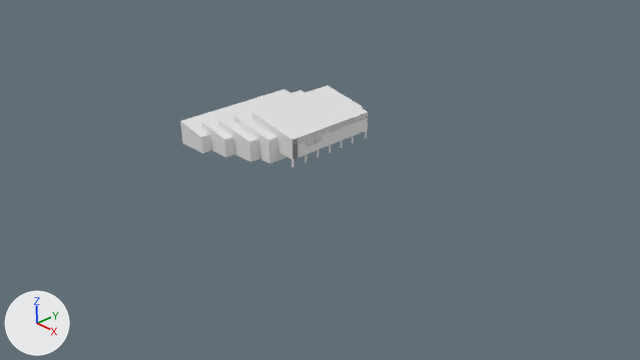
An edit to the Blender file UNReal_Fantasy/Assets/Models/BibliotecaCentral.blend, drawn before and after from the same camera.
Before and after are seen from the file's camera 'Camera'. Arrows for +X, +Y and +Z are at lower left; the lights stay in place.
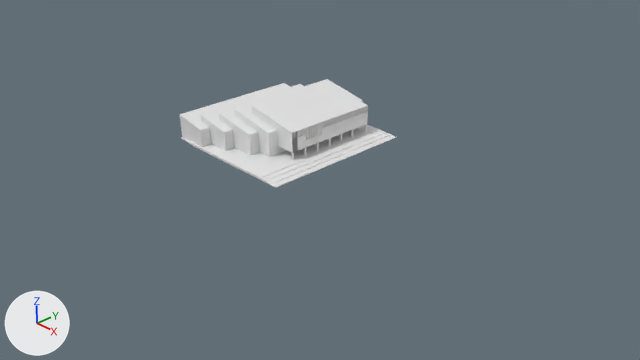
Changed parts and their boxes [x1, y1, x2, y2] in the pictures (640 x 360 px):
```json
{"object": "Cube", "change": "moved", "before": [181, 85, 368, 167], "after": [180, 79, 368, 160]}
{"object": "Cube.001", "change": "added", "after": [181, 125, 396, 188]}
```

Scene script edits in JSON lines:
```json
{"op": "add", "block": "me_cube", "code": ["me_cube = bpy.data.meshes.new('Cube')", "me_cube.from_pydata(...)  # a box spanning x -1.0..1.0, y -1.0..1.0, z 0.83..1.62"]}
{"op": "set", "path": "ob_cube.location", "old": "(5.7, 2.05, 0.37)", "new": "(5.7, 2.05, 0.5)"}
{"op": "add", "block": "ob_cube_001", "code": ["ob_cube_001 = bpy.data.objects.new('Cube.001', me_cube)", "ob_cube_001.location = (-2.15, 1.48, 0.12)", "ob_cube_001.scale = (-1.21, 1.5, 0.0144)", "_m = ob_cube_001.modifiers.new('Array', 'ARRAY')", "_m.count = 4", "_m.use_constant_offset = True", "_m.constant_offset_displace = (-0.11, 0.0, 0.0)", "_m.relative_offset_displace = (0.0, 0.0, -1.0)"]}
```
